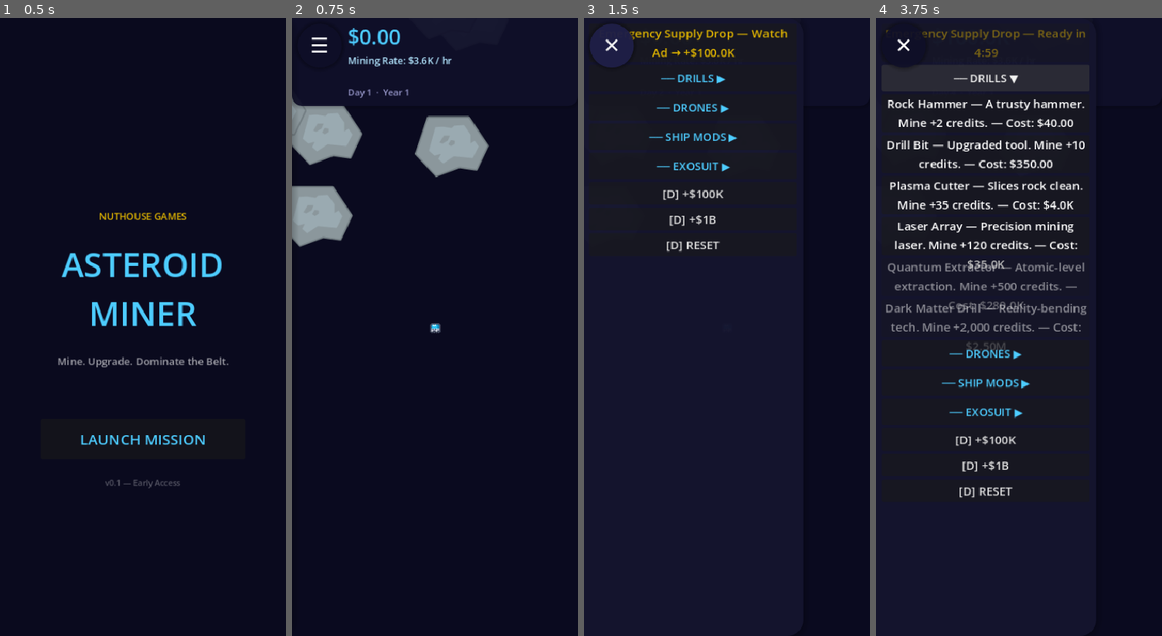
Above: before the commit, frames 1-4 (left to right).
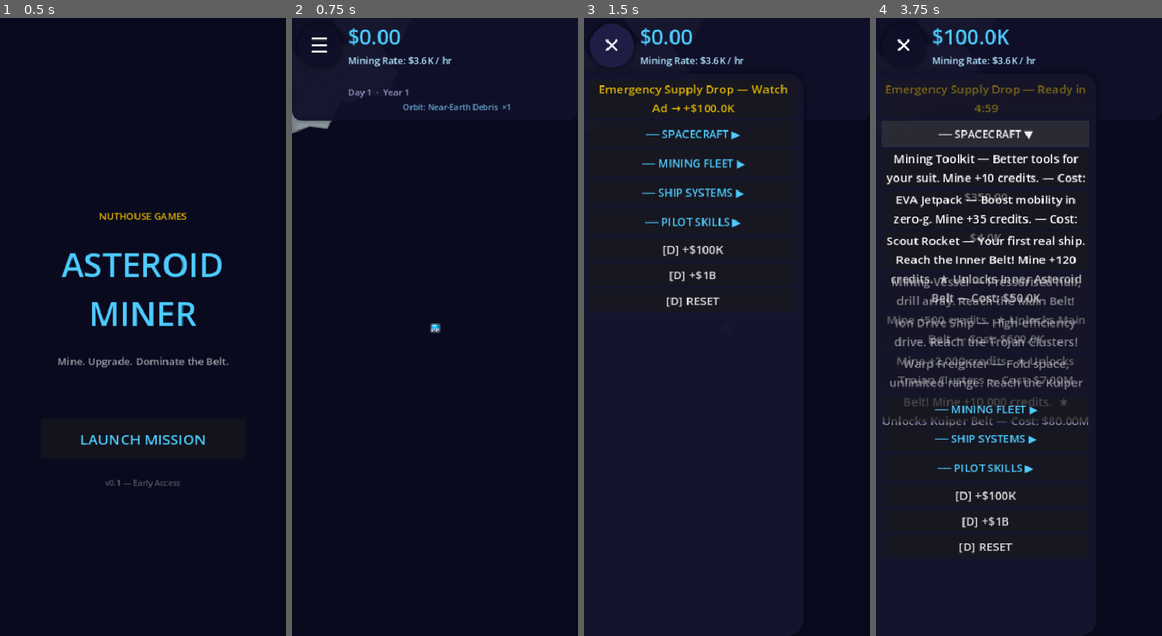
Above: after the commit, the same moments.

Repository: flatbil/Nuthouse-Games
Game: Godot game, scene res://scenes/MainMenu.tscn
Two runs of this game, one before a commit and one after it. Both use one fixed random seed, a clock stepped at 60 frames per second and the inputs below.
Inputs (mouse positions are in pixels of both pictures, inside the frame that each line leads up to):
- Up to frame 1 (0.5 s): no input
- Up to frame 2 (0.75 s): click "LAUNCH MISSION" at 0.5 s
- Up to frame 3 (1.5 s): click "☰" at 1.25 s
- Up to frame 4 (3.75 s): click (1019, 327) at 2 s; click "Emergency Supply Drop — Watch…" at 2.75 s; click "── DRILLS ▶" (after the commit: "── SPACECRAFT ▶") at 3.5 s

Frame 1 is identical in both runs. In frame 2, 5.7% of the frame differs, in the area x 0-77%, y 12-37%; in frame 3, 4.0%; in frame 4, 17%, in the area x 2-75%, y 1-87%.

Commit message:
game_02: orbital zone system + drawer position fix
- 5 orbital zones (1x/6x/40x/300x/2500x ore multiplier)
- SPACECRAFT track items unlock zones (Scout Rocket, Mining Vessel, Ion Drive, Warp Freighter)
- Zone multiplier applied to both active tap and passive income
- Asteroid spawn radius adjusts per zone
- Zone banner on orbit unlock; ZoneLabel in HUD
- Renamed tracks: SPACECRAFT / MINING FLEET / SHIP SYSTEMS / PILOT SKILLS
- Rebalanced costs and income for D1 retention (5-12min passive payback)
- UpgradeDrawer offset_top=76 to clear hamburger button

Co-Authored-By: Claude Sonnet 4.6 <noreply@anthropic.com>

Diff:
--- a/game_02/autoloads/GameManager.gd
+++ b/game_02/autoloads/GameManager.gd
@@ -23,6 +23,8 @@
 var track_b_owned:     Array = []   # int  — repeatable drone generators
 var track_c_purchased: Array = []   # bool — one-time passive multipliers
 var track_d_purchased: Array = []   # bool — one-time mine multipliers
+
+var current_zone: int = 0
 
 
 func _ready() -> void:
@@ -48,6 +50,7 @@
 	track_b_owned.fill(0)
 	track_c_purchased.fill(false)
 	track_d_purchased.fill(false)
+	current_zone = 0
 	EventBus.resource_changed.emit(resources)
 	EventBus.tap_value_changed.emit(tap_value)
 	EventBus.passive_rate_changed.emit(passive_rate)
@@ -118,6 +121,11 @@
 		0:
 			track_a_purchased[index] = true
 			tap_value += float(GameConfig.TRACK_A[index]["tap_bonus"])
+			var unlocks: int = int(GameConfig.TRACK_A[index].get("unlocks_zone", -1))
+			if unlocks >= 0 and unlocks > current_zone:
+				current_zone = unlocks
+				_recalculate_passive_rate()
+				EventBus.zone_changed.emit(current_zone)
 			EventBus.tap_value_changed.emit(tap_value)
 		1:
 			total_invested    += cost
@@ -153,8 +161,12 @@
 	return mult
 
 
+func get_zone_multiplier() -> float:
+	return float(GameConfig.ZONES[current_zone]["ore_multiplier"])
+
+
 func get_effective_tap_value() -> float:
-	return tap_value * get_tap_multiplier()
+	return tap_value * get_tap_multiplier() * get_zone_multiplier()
 
 
 func get_passive_multiplier() -> float:
@@ -173,7 +185,7 @@
 	var base := 0.0
 	for i in range(GameConfig.TRACK_B.size()):
 		base += float(track_b_owned[i]) * float(GameConfig.TRACK_B[i]["income_per_sec"])
-	passive_rate = base * get_passive_multiplier()
+	passive_rate = base * get_passive_multiplier() * get_zone_multiplier()
 	EventBus.passive_rate_changed.emit(passive_rate)
 
 
@@ -202,6 +214,8 @@
 	var saved_d: Array = data.get("track_d_purchased", [])
 	for i in range(min(saved_d.size(), track_d_purchased.size())):
 		track_d_purchased[i] = bool(saved_d[i])
+
+	current_zone = int(data.get("current_zone", 0))
 
 	# Rebuild tap_value from purchased drills
 	tap_value = 1.0
--- a/game_02/autoloads/SaveManager.gd
+++ b/game_02/autoloads/SaveManager.gd
@@ -26,6 +26,7 @@
 		"track_b_owned":           GameManager.track_b_owned,
 		"track_c_purchased":       GameManager.track_c_purchased,
 		"track_d_purchased":       GameManager.track_d_purchased,
+		"current_zone":            GameManager.current_zone,
 		"last_save_time":          Time.get_unix_time_from_system(),
 	}
 	var file := FileAccess.open(GameConfig.SAVE_FILE, FileAccess.WRITE)
--- a/game_02/config/GameConfig.gd
+++ b/game_02/config/GameConfig.gd
@@ -43,10 +43,24 @@
 
 # ── Section Titles ─────────────────────────────────────────────
 
-const TRACK_A_TITLE := "DRILLS"
-const TRACK_B_TITLE := "DRONES"
-const TRACK_C_TITLE := "SHIP MODS"
-const TRACK_D_TITLE := "EXOSUIT"
+const TRACK_A_TITLE := "SPACECRAFT"
+const TRACK_B_TITLE := "MINING FLEET"
+const TRACK_C_TITLE := "SHIP SYSTEMS"
+const TRACK_D_TITLE := "PILOT SKILLS"
+
+
+# ── Orbital Zones ──────────────────────────────────────────────
+# Each zone is a ring of asteroids at a greater orbital radius.
+# ore_multiplier scales ALL income (active + passive) when in that zone.
+# Unlocked by buying the corresponding TRACK_A spacecraft.
+
+const ZONES: Array = [
+	{"name": "Near-Earth Debris",   "radius_min":  80, "radius_max": 130, "ore_multiplier":    1.0},
+	{"name": "Inner Asteroid Belt", "radius_min": 170, "radius_max": 240, "ore_multiplier":    6.0},
+	{"name": "Main Belt",           "radius_min": 290, "radius_max": 390, "ore_multiplier":   40.0},
+	{"name": "Trojan Clusters",     "radius_min": 430, "radius_max": 560, "ore_multiplier":  300.0},
+	{"name": "Kuiper Belt",         "radius_min": 640, "radius_max": 820, "ore_multiplier": 2500.0},
+]
 
 
 # ── Wealth / Progress Stages ───────────────────────────────────
@@ -67,83 +81,91 @@
 ]
 
 
-# ── Track A — Mining Drills ────────────────────────────────────
-# One-time purchases that permanently increase mine yield (tap_bonus).
+# ── Track A — Spacecraft ───────────────────────────────────────
+# One-time purchases. Each adds tap_bonus to mine yield.
+# Items with unlocks_zone >= 0 also open a new orbital zone
+# (multiplying ALL income by that zone's ore_multiplier).
 
 const TRACK_A: Array = [
 	{
-		"name":        "Rock Hammer",
-		"description": "A trusty hammer. Mine +2 credits.",
-		"cost":        40.0,
-		"tap_bonus":   2.0,
-	},
-	{
-		"name":        "Drill Bit",
-		"description": "Upgraded tool. Mine +10 credits.",
-		"cost":        350.0,
-		"tap_bonus":   10.0,
-	},
-	{
-		"name":        "Plasma Cutter",
-		"description": "Slices rock clean. Mine +35 credits.",
-		"cost":        4_000.0,
-		"tap_bonus":   35.0,
-	},
-	{
-		"name":        "Laser Array",
-		"description": "Precision mining laser. Mine +120 credits.",
-		"cost":        35_000.0,
-		"tap_bonus":   120.0,
-	},
-	{
-		"name":        "Quantum Extractor",
-		"description": "Atomic-level extraction. Mine +500 credits.",
-		"cost":        280_000.0,
-		"tap_bonus":   500.0,
-	},
-	{
-		"name":        "Dark Matter Drill",
-		"description": "Reality-bending tech. Mine +2,000 credits.",
-		"cost":        2_500_000.0,
-		"tap_bonus":   2_000.0,
-	},
-]
-
-
-# ── Track B — Mining Drones ────────────────────────────────────
-# Repeatable passive generators. Each unit adds income_per_sec.
+		"name":         "Mining Toolkit",
+		"description":  "Better tools for your suit. Mine +10 credits.",
+		"cost":         350.0,
+		"tap_bonus":    10.0,
+		"unlocks_zone": -1,
+	},
+	{
+		"name":         "EVA Jetpack",
+		"description":  "Boost mobility in zero-g. Mine +35 credits.",
+		"cost":         4_000.0,
+		"tap_bonus":    35.0,
+		"unlocks_zone": -1,
+	},
+	{
+		"name":         "Scout Rocket",
+		"description":  "Your first real ship. Reach the Inner Belt! Mine +120 credits.",
+		"cost":         50_000.0,
+		"tap_bonus":    120.0,
+		"unlocks_zone": 1,
+	},
+	{
+		"name":         "Mining Vessel",
+		"description":  "Pressurised hull, drill array. Reach the Main Belt! Mine +500 credits.",
+		"cost":         600_000.0,
+		"tap_bonus":    500.0,
+		"unlocks_zone": 2,
+	},
+	{
+		"name":         "Ion Drive Ship",
+		"description":  "High-efficiency drive. Reach the Trojan Clusters! Mine +2,000 credits.",
+		"cost":         7_000_000.0,
+		"tap_bonus":    2_000.0,
+		"unlocks_zone": 3,
+	},
+	{
+		"name":         "Warp Freighter",
+		"description":  "Fold space, unlimited range. Reach the Kuiper Belt! Mine +10,000 credits.",
+		"cost":         80_000_000.0,
+		"tap_bonus":    10_000.0,
+		"unlocks_zone": 4,
+	},
+]
+
+
+# ── Track B — Mining Fleet ─────────────────────────────────────
+# Repeatable. Each unit adds income_per_sec (before zone multiplier).
 
 const TRACK_B: Array = [
 	{
-		"name":           "Scout Drone",
+		"name":           "Survey Probe",
 		"description":    "+0.25 credits/sec each",
 		"base_cost":      75.0,
 		"growth_rate":    1.14,
 		"income_per_sec": 0.25,
 	},
 	{
-		"name":           "Harvester Bot",
+		"name":           "Mining Drone",
 		"description":    "+3 credits/sec each",
 		"base_cost":      900.0,
 		"growth_rate":    1.14,
 		"income_per_sec": 3.0,
 	},
 	{
-		"name":           "Mining Pod",
+		"name":           "Harvester Bot",
 		"description":    "+45 credits/sec each",
 		"base_cost":      12_000.0,
 		"growth_rate":    1.14,
 		"income_per_sec": 45.0,
 	},
 	{
-		"name":           "Ore Processor",
+		"name":           "Automated Rig",
 		"description":    "+700 credits/sec each",
 		"base_cost":      160_000.0,
 		"growth_rate":    1.14,
 		"income_per_sec": 700.0,
 	},
 	{
-		"name":           "Asteroid Ripper",
+		"name":           "Swarm Network",
 		"description":    "+11,000 credits/sec each",
 		"base_cost":      2_200_000.0,
 		"growth_rate":    1.14,
@@ -152,68 +174,67 @@
 ]
 
 
-# ── Track C — Ship Upgrades ────────────────────────────────────
-# One-time multipliers on total passive (drone) income.
+# ── Track C — Ship Systems ─────────────────────────────────────
+# One-time multipliers on total fleet (passive) income.
 
 const TRACK_C: Array = [
 	{
-		"name":        "Cargo Bay Upgrade",
-		"description": "2x all drone output",
+		"name":        "Ore Processor",
+		"description": "2x all fleet output",
 		"cost":        10_000.0,
 		"multiplier":  2.0,
 	},
 	{
-		"name":        "Ore Refinery",
-		"description": "3x all drone output",
+		"name":        "Quantum Refinery",
+		"description": "3x all fleet output",
 		"cost":        500_000.0,
 		"multiplier":  3.0,
 	},
 	{
-		"name":        "Nanite Processors",
-		"description": "5x all drone output",
+		"name":        "AI Mining Core",
+		"description": "5x all fleet output",
 		"cost":        18_000_000.0,
 		"multiplier":  5.0,
 	},
 ]
 
 
-# ── Track D — Exosuit Upgrades ────────────────────────────────
-# One-time multipliers on manual mine yield. Keeps active play
-# competitive with passive drone income at late game.
+# ── Track D — Pilot Skills ─────────────────────────────────────
+# One-time multipliers on manual mine yield.
 
 const TRACK_D: Array = [
 	{
-		"name":        "Exo-Skeleton",
+		"name":        "Navigation Computer",
 		"description": "2x mine yield",
 		"cost":        1_500_000.0,
 		"multiplier":  2.0,
 	},
 	{
-		"name":        "Thruster Pack",
+		"name":        "Predictive Mining AI",
 		"description": "3x mine yield",
 		"cost":        18_000_000.0,
 		"multiplier":  3.0,
 	},
 	{
-		"name":        "Quantum Suit",
+		"name":        "Neural Interface",
 		"description": "5x mine yield",
 		"cost":        180_000_000.0,
 		"multiplier":  5.0,
 	},
 	{
-		"name":        "Void Armor",
+		"name":        "Quantum Targeting",
 		"description": "8x mine yield",
 		"cost":        1_800_000_000.0,
 		"multiplier":  8.0,
 	},
 	{
-		"name":        "Singularity Harness",
+		"name":        "Singularity Drive",
 		"description": "15x mine yield",
 		"cost":        18_000_000_000.0,
 		"multiplier":  15.0,
 	},
 	{
-		"name":        "God-Particle Suit",
+		"name":        "Transcendence",
 		"description": "25x mine yield",
 		"cost":        180_000_000_000.0,
 		"multiplier":  25.0,
--- a/game_02/scenes/Game.gd
+++ b/game_02/scenes/Game.gd
@@ -14,6 +14,7 @@
 @onready var rate_label:       Label          = $HUD/TopHUD/Stats/RateLabel
 @onready var per_sec_label:    Label          = $HUD/TopHUD/Stats/PerSecLabel
 @onready var days_label:       Label          = $HUD/TopHUD/Stats/DaysLabel
+@onready var zone_label:       Label          = $HUD/TopHUD/Stats/ZoneLabel
 @onready var upgrade_list:     VBoxContainer  = $HUD/UpgradeDrawer/ScrollContainer/UpgradeList
 @onready var upgrade_drawer:   PanelContainer = $HUD/UpgradeDrawer
 @onready var stage_label:      Label          = $HUD/StageLabel
@@ -56,6 +57,7 @@
 	EventBus.game_ended.connect(_on_game_ended)
 	EventBus.credits_mined.connect(_on_credits_mined)
 	AdManager.loan_rewarded.connect(_on_loan_rewarded)
+	EventBus.zone_changed.connect(_on_zone_changed)
 
 	_apply_theme()
 	_build_upgrade_list()
@@ -154,6 +156,36 @@
 
 func _on_loan_rewarded(_amount: float) -> void:
 	pass
+
+
+func _on_zone_changed(zone: int) -> void:
+	_spawn_asteroids()
+	player.set_move_target(Vector2.ZERO)
+	_refresh_ui()
+	_show_zone_banner(GameConfig.ZONES[zone]["name"])
+
+
+func _show_zone_banner(zone_name: String) -> void:
+	var lbl := Label.new()
+	lbl.text = "ORBIT REACHED\n%s" % zone_name
+	lbl.add_theme_font_size_override("font_size", 26)
+	lbl.add_theme_color_override("font_color", _GOLD)
+	lbl.horizontal_alignment = HORIZONTAL_ALIGNMENT_CENTER
+	lbl.vertical_alignment   = VERTICAL_ALIGNMENT_CENTER
+	lbl.mouse_filter         = Control.MOUSE_FILTER_IGNORE
+	lbl.set_anchors_preset(Control.PRESET_CENTER)
+	lbl.offset_left   = -160.0
+	lbl.offset_right  =  160.0
+	lbl.offset_top    = -60.0
+	lbl.offset_bottom =  60.0
+	lbl.modulate.a    = 0.0
+	$HUD.add_child(lbl)
+	var tween := create_tween()
+	tween.tween_property(lbl, "modulate:a", 1.0, 0.4).set_trans(Tween.TRANS_CUBIC)
+	tween.tween_interval(2.5)
+	tween.tween_property(lbl, "modulate:a", 0.0, 0.6)
+	await tween.finished
+	lbl.queue_free()
 
 
 func _on_credits_mined(world_pos: Vector2, amount: float) -> void:
@@ -195,10 +227,13 @@
 # -------------------------------------------------------
 
 func _spawn_asteroids() -> void:
+	for child in asteroid_field.get_children():
+		child.queue_free()
+	var zone: Dictionary = GameConfig.ZONES[GameManager.current_zone]
 	for i in range(ASTEROID_COUNT):
 		var asteroid := ASTEROID_SCENE.instantiate()
 		var angle    := (TAU / float(ASTEROID_COUNT)) * float(i) + randf() * 0.4
-		var dist     := randf_range(SPAWN_RADIUS_MIN, SPAWN_RADIUS_MAX)
+		var dist     := randf_range(float(zone["radius_min"]), float(zone["radius_max"]))
 		asteroid.position = Vector2(cos(angle), sin(angle)) * dist
 		asteroid_field.add_child(asteroid)
 
@@ -339,13 +374,17 @@
 	if btn == null: return
 
 	match track:
-		0:   # Drills — one-time mine yield booster
+		0:   # Spacecraft — one-time mine yield + optional zone unlock
 			var item: Dictionary = GameConfig.TRACK_A[index]
 			if GameManager.track_a_purchased[index]:
 				_set_btn(btn, "%s  [Equipped]" % item["name"], true)
 			else:
+				var zone_idx: int = int(item.get("unlocks_zone", -1))
+				var zone_tag: String = ""
+				if zone_idx >= 0:
+					zone_tag = "  ★ Unlocks %s" % GameConfig.ZONES[zone_idx]["name"]
 				_set_btn(btn,
-					"%s — %s — Cost: %s" % [item["name"], item["description"], _cur(item["cost"])],
+					"%s — %s%s — Cost: %s" % [item["name"], item["description"], zone_tag, _cur(item["cost"])],
 					not GameManager.can_afford(0, index))
 		1:   # Drones — repeatable generators
 			var item: Dictionary = GameConfig.TRACK_B[index]
@@ -399,6 +438,11 @@
 		per_sec_label.text = "%s / sec" % _cur(GameManager.passive_rate)
 	_refresh_all_buttons()
 	_update_stage(GameManager.resources)
+	if is_instance_valid(zone_label):
+		zone_label.text = "Orbit: %s  ×%.0f" % [
+			GameConfig.ZONES[GameManager.current_zone]["name"],
+			GameConfig.ZONES[GameManager.current_zone]["ore_multiplier"],
+		]
 
 
 # ── Loan button ─────────────────────────────────────────
--- a/game_02/scenes/Game.tscn
+++ b/game_02/scenes/Game.tscn
@@ -48,6 +48,12 @@
 theme_override_font_sizes/font_size = 12
 theme_override_colors/font_color = Color(0.6, 0.6, 0.8, 1.0)
 
+[node name="ZoneLabel" type="Label" parent="HUD/TopHUD/Stats"]
+layout_mode = 2
+size_flags_horizontal = 4
+theme_override_font_sizes/font_size = 11
+theme_override_colors/font_color = Color(0.5, 0.8, 1.0, 0.8)
+
 [node name="StageLabel" type="Label" parent="HUD"]
 anchor_left = 0.0
 anchor_right = 1.0
@@ -76,6 +82,7 @@
 anchor_bottom = 1.0
 offset_left = -300.0
 offset_right = 0.0
+offset_top = 76.0
 
 [node name="ScrollContainer" type="ScrollContainer" parent="HUD/UpgradeDrawer"]
 layout_mode = 2
